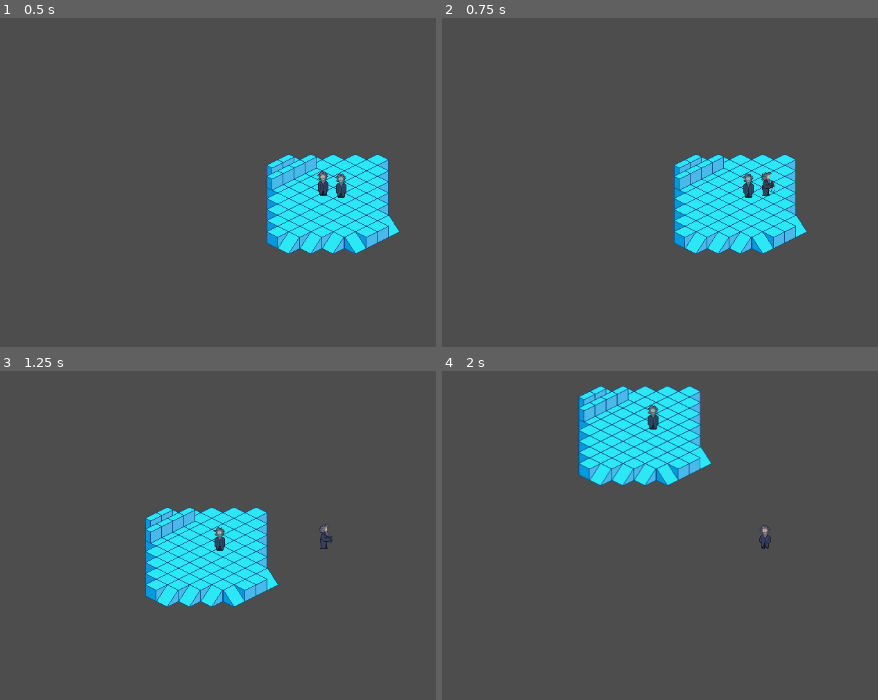
Above: before the commit, frames 1-4 (two rows, left to right).
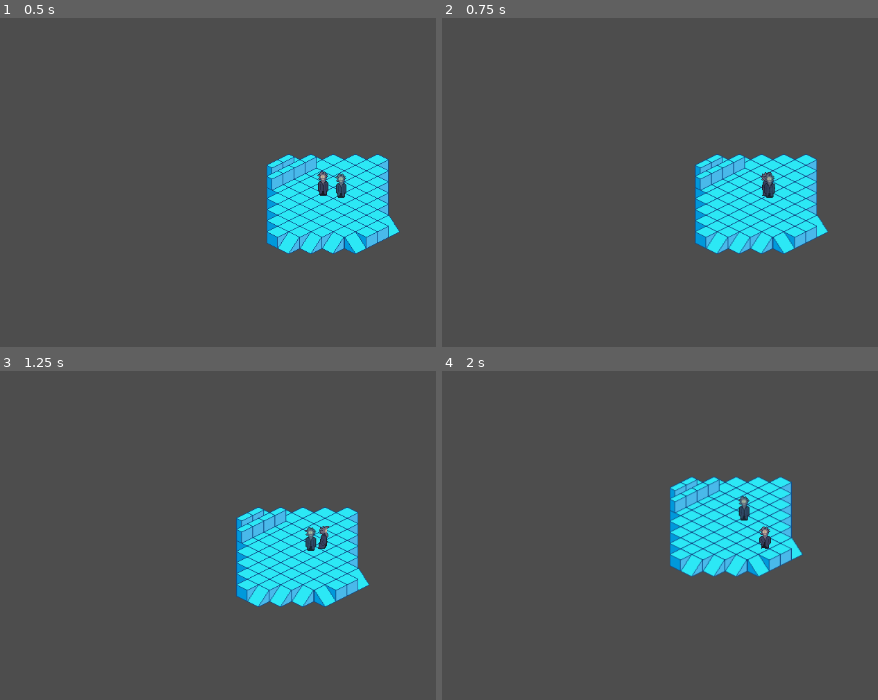
Above: after the commit, the same moments.

Repository: seanj29/LostEchoes
Game: Godot game, scene res://Scenes/Main.tscn
Same seed, same stepped clock (60 frames per second), same inputs: the game is played once before the commit and once after it.
Inputs:
- Up to frame 1 (0.5 s): no input
- Up to frame 2 (0.75 s): tap Enter at 0.5 s; hold Right (Right) from 0.53 s (still down); tap Space (Attack) at 0.6 s
- Up to frame 3 (1.25 s): keep holding Right (Right)
- Up to frame 4 (2 s): release Right (Right) at 1.28 s; hold Down (Down) from 1.28 s (still down); tap Space (Attack) at 1.35 s

Frame 1 is identical in both runs. In frame 2, 5.8% of the frame differs, in the area x 53-89%, y 41-72%; in frame 3, 13%; in frame 4, 16%, in the area x 31-83%, y 4-63%.

Commit message:
decided to work on FSM, gonna change animations to root from this

Diff:
--- a/Resources/PlayerAnims.tres
+++ b/Resources/PlayerAnims.tres
@@ -601,7 +601,7 @@
 }],
 "loop": false,
 "name": &"Attack_E",
-"speed": 7.0
+"speed": 10.0
 }, {
 "frames": [{
 "duration": 1.0,
@@ -624,7 +624,7 @@
 }],
 "loop": false,
 "name": &"Attack_N",
-"speed": 7.0
+"speed": 10.0
 }, {
 "frames": [{
 "duration": 1.0,
@@ -647,7 +647,7 @@
 }],
 "loop": false,
 "name": &"Attack_NE",
-"speed": 7.0
+"speed": 10.0
 }, {
 "frames": [{
 "duration": 1.0,
@@ -670,7 +670,7 @@
 }],
 "loop": false,
 "name": &"Attack_NW",
-"speed": 7.0
+"speed": 10.0
 }, {
 "frames": [{
 "duration": 1.0,
@@ -693,7 +693,7 @@
 }],
 "loop": false,
 "name": &"Attack_S",
-"speed": 7.0
+"speed": 10.0
 }, {
 "frames": [{
 "duration": 1.0,
@@ -716,7 +716,7 @@
 }],
 "loop": false,
 "name": &"Attack_SE",
-"speed": 7.0
+"speed": 10.0
 }, {
 "frames": [{
 "duration": 1.0,
@@ -739,7 +739,7 @@
 }],
 "loop": false,
 "name": &"Attack_SW",
-"speed": 7.0
+"speed": 10.0
 }, {
 "frames": [{
 "duration": 1.0,
@@ -762,7 +762,7 @@
 }],
 "loop": false,
 "name": &"Attack_W",
-"speed": 7.0
+"speed": 10.0
 }, {
 "frames": [{
 "duration": 1.0,
--- a/Scripts/GhostScripts/GhostAnim.gd
+++ b/Scripts/GhostScripts/GhostAnim.gd
@@ -1,11 +1,3 @@
 extends AnimScript
 
 ## This script provides animation to the Ghosts within the scene.
-
-## Called to decide which animation to played depending on whether the sprite is moving or not. [br]
-## [param vec] needs to be a normalized Vetcor of length 1.
-func play_anim(vec: Vector2):
-	if vec:
-		play_walk(vec)
-	else:
-		play_idle()
--- a/Scripts/GhostScripts/GhostsMovement.gd
+++ b/Scripts/GhostScripts/GhostsMovement.gd
@@ -17,7 +17,7 @@
 
 ## This dict stores the curent state of the various buttons
 # TODO Replace the ActionsState with a bitflag instead of a dict? maybe
-var ActionsState := {Up_pressed = false, Down_pressed = false, Left_pressed = false, Right_pressed = false}
+var ActionsState := {Up_pressed = false, Down_pressed = false, Left_pressed = false, Right_pressed = false, Attack_pressed = false}
 
 
 func _ready():
@@ -31,6 +31,9 @@
 
 func _physics_process(_delta):
 
+
+
+
 	if ReplayDict:
 		currentFrame += 1
 		var ActionsTaken = ReplayDict.get(currentFrame)
@@ -39,8 +42,15 @@
 				if Action is String:
 					parseAction(Action)
 
-	var direction = cal_direction_vector(ActionsState)
-	SpriteScript.play_anim(direction)
+	if ActionsState.Attack_pressed:
+		SpriteScript.play_attack()
+		SPEED = 10
+		await SpriteScript.animation_finished
+	else:
+		SPEED = 250
+
+	var direction = calc_direction_vector(ActionsState)
+	SpriteScript.anim_picker(direction)
 
 	if direction:
 		velocity = direction * SPEED
@@ -69,11 +79,15 @@
 			ActionsState.Right_pressed = true
 		"right_released":
 			ActionsState.Right_pressed = false
+		"attack_pressed":
+			ActionsState.Attack_pressed = true
+		"attack_released":
+			ActionsState.Attack_pressed = false
 		var anything_else:
 			printerr("%s has not been implemented yet!" % anything_else)
 	return
 
-func cal_direction_vector(StateDict: Dictionary) -> Vector2:
+func calc_direction_vector(StateDict: Dictionary) -> Vector2:
 	var current_direction_vector = Vector2(0, 0)
 	if StateDict.Up_pressed:
 		current_direction_vector.y -= 1
--- a/Scripts/PlayerScripts/PlayerAnims.gd
+++ b/Scripts/PlayerScripts/PlayerAnims.gd
@@ -114,14 +114,14 @@
 		VectorSW:
 			return Direction.SW
 
-
+## Called to decide which animation to played depending on whether the sprite is moving or not. [br]
+## [param vec] needs to be a normalized Vetcor of length 1.
 func anim_picker(dir: Vector2):
 
 	if self.animation.begins_with("Attack"):
 		await self.animation_finished
 
 	if dir:
-		current_direction = _calc_direction(dir)
 		play_walk(dir)
 	else:
 		play_idle()
--- a/Scripts/PlayerScripts/PlayerMovement.gd
+++ b/Scripts/PlayerScripts/PlayerMovement.gd
@@ -24,6 +24,9 @@
 
 	if Input.is_action_just_pressed("Attack"):
 		animated_sprite.play_attack()
+		SPEED = 25
+		await animated_sprite.animation_finished
+		SPEED = 250
 
 	var direction = Input.get_vector("Left", "Right", "Up", "Down")
 
--- /dev/null
+++ b/Scripts/Utils/FSM/state.gd
@@ -0,0 +1,20 @@
+class_name State
+extends Node
+
+
+signal transitioned(new_state_name: StringName)
+
+## Logic to be executed when the machine enters this state
+func Enter() -> void:
+	pass
+
+## Logic to be executed when machine exits this state
+func Exit() -> void:
+	pass
+
+## Logic to be executed every frame
+func Update(delta: float) -> void:
+	pass
+## Physics version of [method Update]
+func Physics_update(delta: float) -> void:
+	pass
--- /dev/null
+++ b/Scripts/Utils/FSM/state_machine.gd
@@ -0,0 +1,33 @@
+class_name StateMachine
+extends Node
+
+@export var current_state: State
+var states: Dictionary = {}
+
+func _ready():
+    for child in get_children():
+        if child is State:
+            # Add the state to  the `Dictionary` using its `name`
+            states[child.name] = child
+        # Connect the state machine to the `transitioned` signal of all chil
+            child.transitioned.connect(on_child_transitioned)
+        else:
+            push_warning("State machine contains child which is not a State")
+    # Start execution of the initial state
+    current_state.Enter()
+
+func _process(delta):
+    current_state.Update(delta)
+
+func _physics_process(delta):
+    current_state.Physics_update(delta)
+
+func on_child_transitioned(new_state_name: StringName) -> void:
+    var new_state = states.get(new_state_name)
+    if new_state != null:
+        if new_state != current_state:
+            current_state.Exit()
+            new_state.Enter()
+            current_state = new_state
+    else:
+        push_warning("Called transition on a state that does nto exist called %s" % new_state_name)
